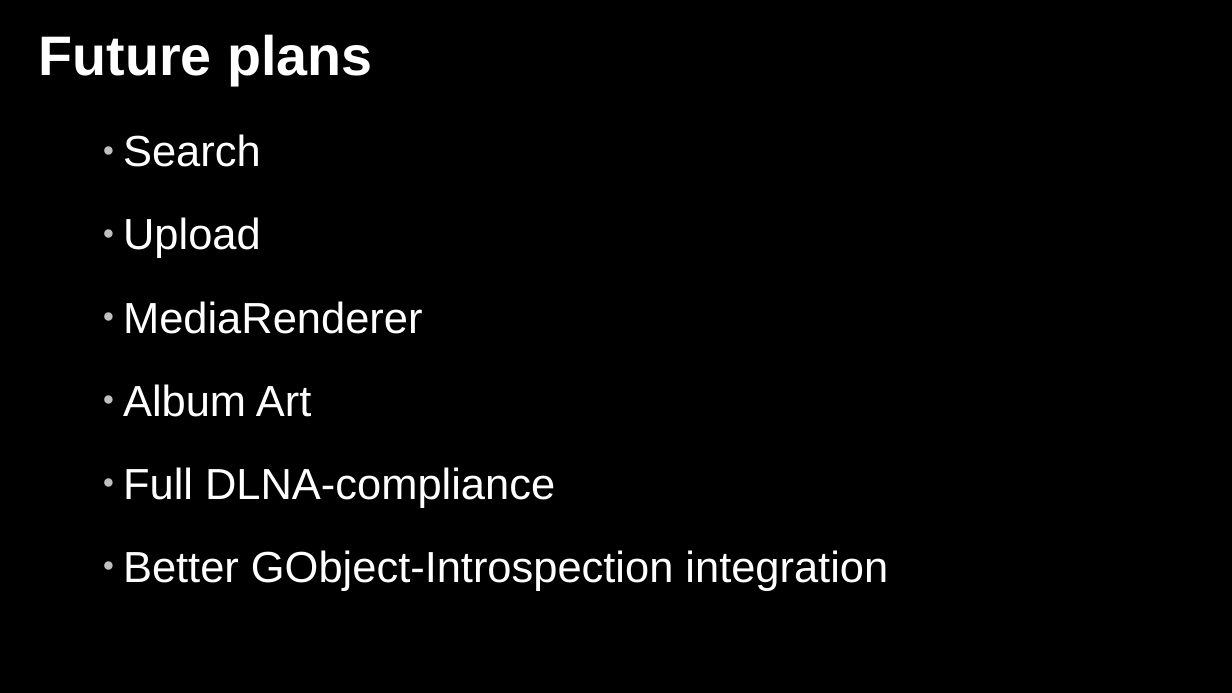
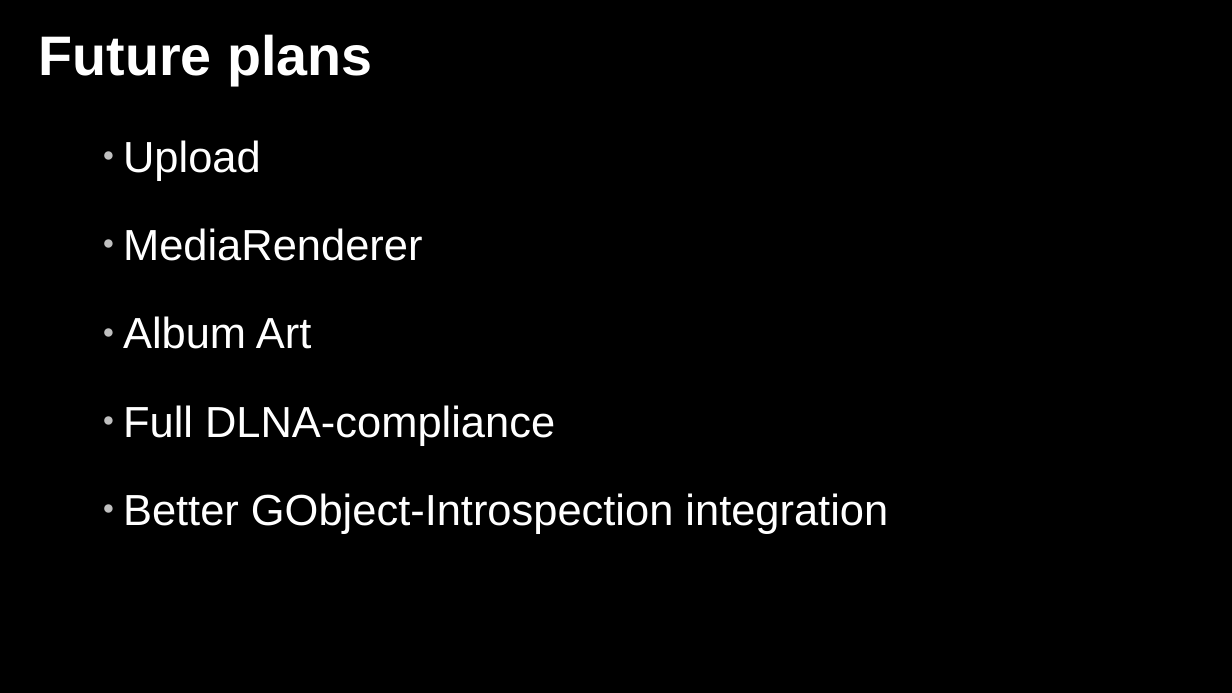
Before and after one commit to zeenix/rygel-presentation-2009, a slide deck: slide 11 of slides.odp (slide 10 before the commit). Drawn at 1232x693 pixels with LibreOffice and Linux fonts; fonts in the diff are those of the drawing; background and template pictures are left out. Boxes give left, top, right and bottom in pixels: in the first picture for what was removed or moved away, otherwise in the second. Text is boxed around its words. In the diff, an @@ line names an element or a change of style, - is before the commit and + after.

```diff
--- a/slides.odp
+++ b/slides.odp
@@ text "Upload" at (x1=123, y1=140, x2=888, y2=534): line spacing 1.4 to 1.5 @@
@@ text at (x1=123, y1=134, x2=261, y2=167): paragraph removed @@
-● Search
```
Also in this commit, not shown: 1 other slide changed, 1 slide added.
